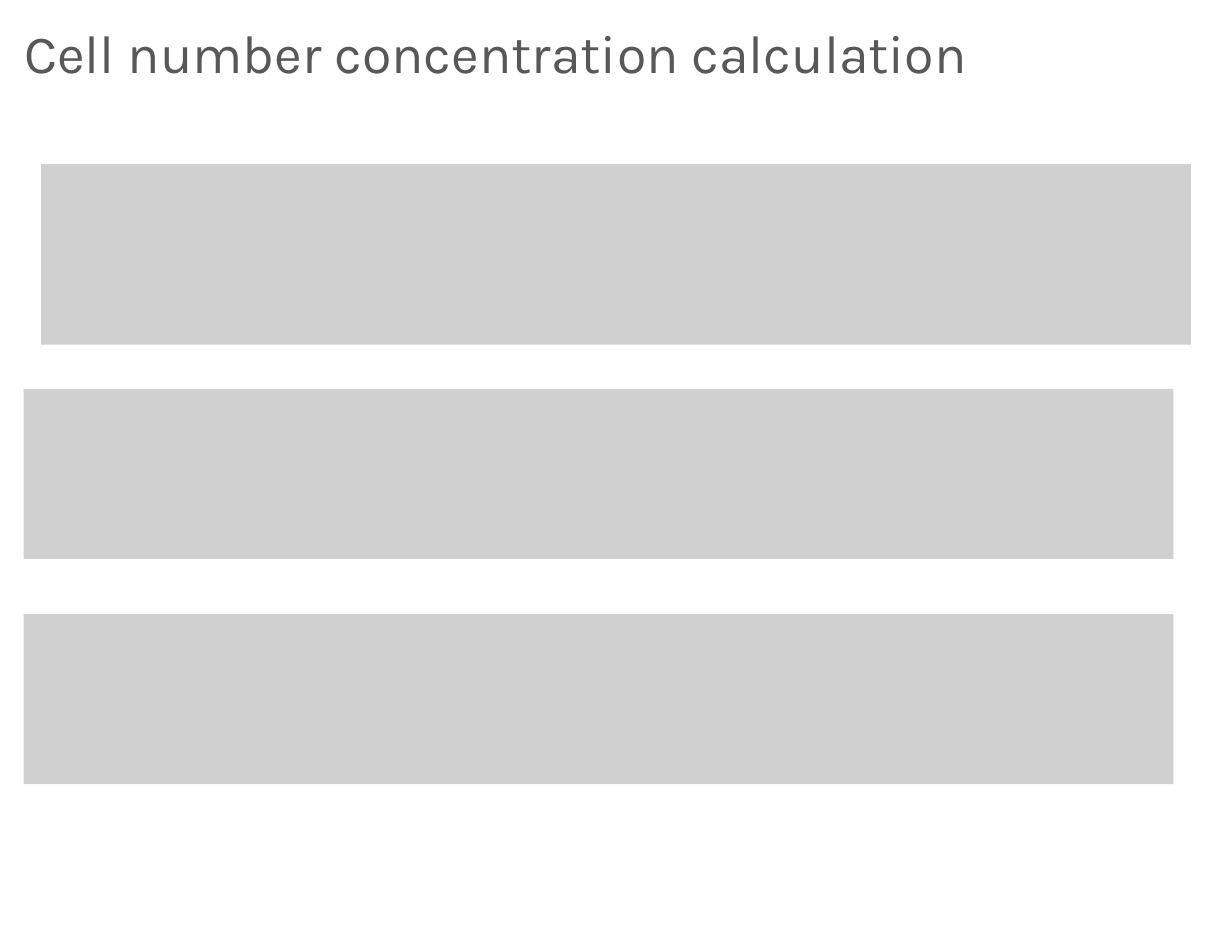
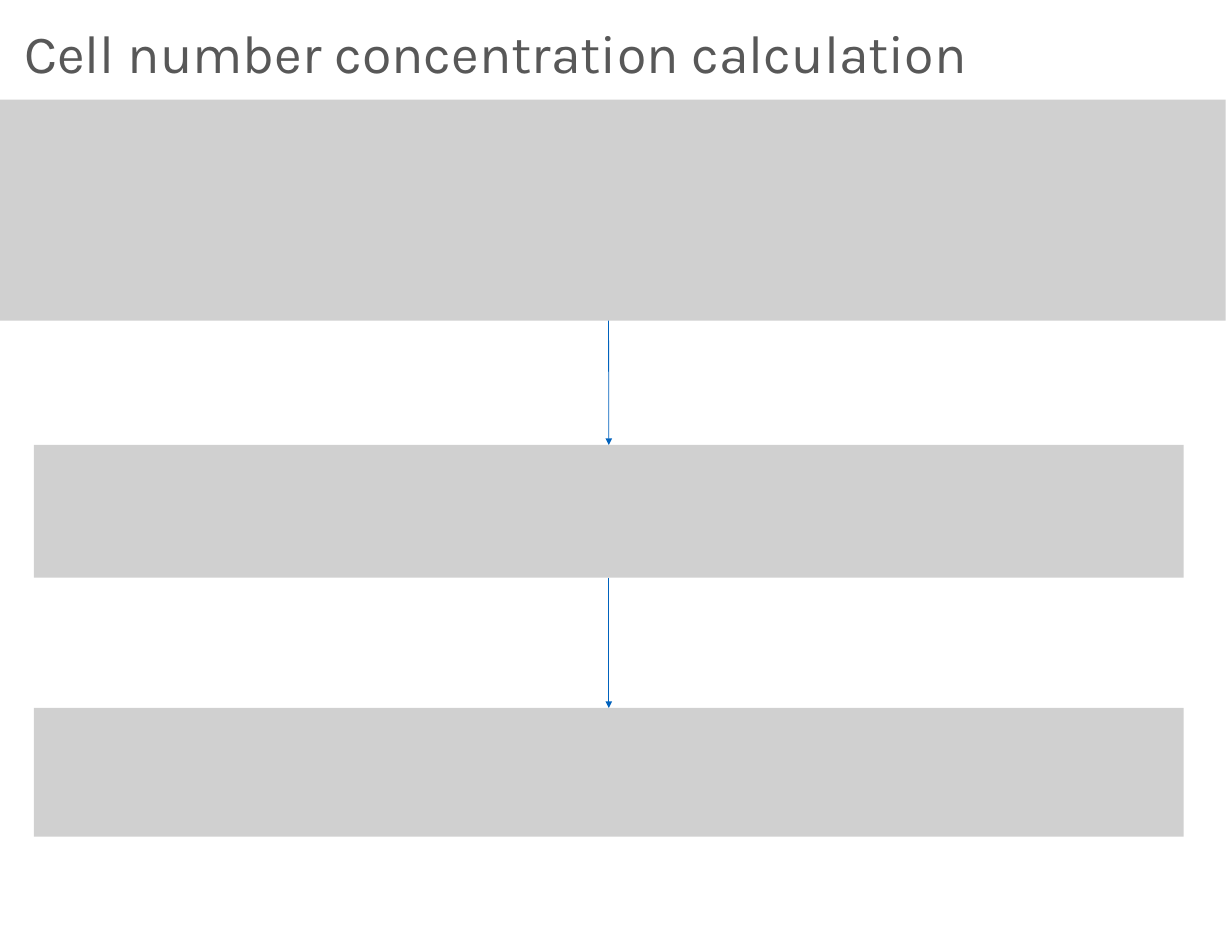
Before and after one commit to SLINGhub/MSOrganiser, a slide deck: slide 5 of docs/MSOrganiser_Summary.pptx (slide 8 before the commit). Drawn at 1232x952 pixels with LibreOffice and Linux fonts; fonts in the diff are those of the drawing; grey boxes stand for pictures. Boxes give left, top, right and bottom in pixels: in the first picture for what was removed or moved away, otherwise in the second. Text is boxed around its words. In the diff, an @@ line names an element or a change of style, - is before the commit and + after.

```diff
--- a/docs/MSOrganiser_Summary.pptx
+++ b/docs/MSOrganiser_Summary.pptx
@@ picture: place and size @@
-picture at [41,164,1191,344]
+picture at [0,100,1226,321]
@@ arrow added from (609, 321) to (609, 445), #0063BF 0.75 pt @@
@@ picture: place and size @@
-picture at [23,389,1173,559]
+picture at [34,445,1184,578]
@@ picture removed at [92,425,182,481] @@
@@ arrow added from (609, 577) to (609, 708), #0063BF 0.75 pt @@
@@ picture removed at [92,645,182,701] @@
@@ picture: place and size @@
-picture at [23,614,1173,785]
+picture at [34,708,1184,837]
```
Also in this commit, not shown: 7 other slides changed, 1 slide added, 1 other file.
